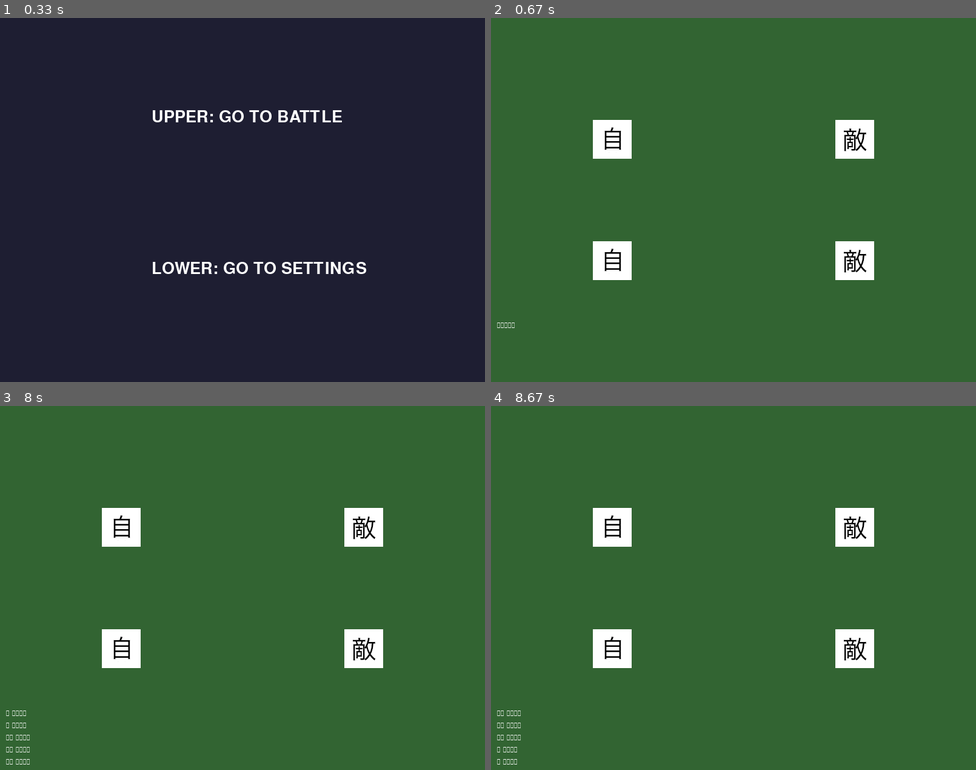
Above: before the commit, frames 1-4 (two rows, left to right).
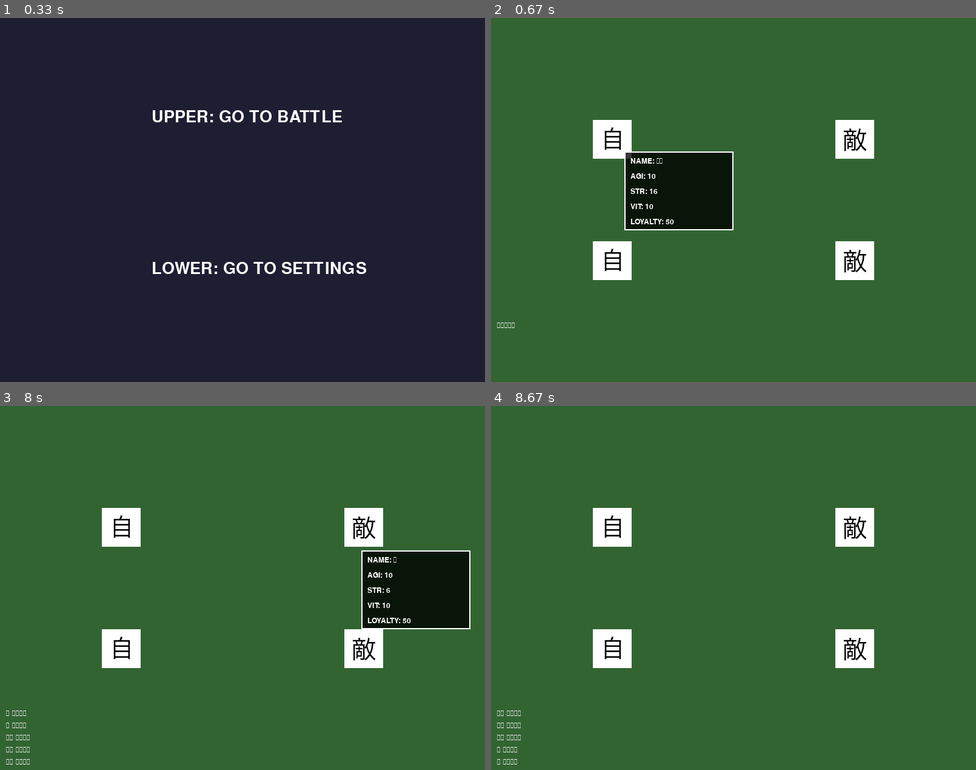
Above: after the commit, the same moments.

Repository: TakazumiHirano/pygame_fightermanaging
Game: pygame game, started from main.py
The game is run twice, just before and just after one commit, with the same random seed, the same clock (stepped at 60 frames per second) and the same inputs.
Inputs (mouse positions are in pixels of both pictures, inside the frame that each line leads up to):
- Up to frame 1 (0.33 s): no input
- Up to frame 2 (0.67 s): click (612, 138) at 0.38 s
- Up to frame 3 (8 s): press the mouse at (121, 526) at 0.7 s; move the mouse to (126, 522) at 0.8 s; release the mouse at (126, 515) at 0.93 s; press the mouse at (121, 526) at 1.03 s; move the mouse to (130, 529) at 1.13 s; release the mouse at (140, 529) at 1.27 s; press the mouse at (363, 649) at 1.37 s; move the mouse to (295, 682) at 1.47 s; release the mouse at (232, 719) at 1.6 s; press the mouse at (363, 649) at 1.7 s; move the mouse to (213, 613) at 1.8 s; release the mouse at (63, 577) at 1.93 s; press the mouse at (121, 526) at 2.03 s; move the mouse to (247, 624) at 2.13 s; release the mouse at (378, 719) at 2.27 s; press the mouse at (121, 526) at 2.37 s; move the mouse to (242, 540) at 2.47 s; release the mouse at (363, 555) at 2.6 s; press the mouse at (363, 526) at 2.7 s; move the mouse to (252, 573) at 2.8 s; release the mouse at (140, 617) at 2.93 s; press the mouse at (121, 526) at 3.03 s; move the mouse to (111, 558) at 3.13 s; release the mouse at (97, 591) at 3.27 s; press the mouse at (121, 649) at 3.37 s; move the mouse to (126, 551) at 3.47 s; release the mouse at (135, 453) at 3.6 s; click (155, 573) at 3.72 s; click (72, 453) at 4.05 s; press the mouse at (121, 649) at 4.37 s; move the mouse to (261, 551) at 4.47 s; release the mouse at (407, 456) at 4.6 s; click (300, 555) at 4.72 s; click (257, 591) at 5.05 s; press the mouse at (363, 649) at 5.37 s; move the mouse to (320, 591) at 5.47 s; release the mouse at (271, 537) at 5.6 s; click (106, 588) at 5.72 s; press the mouse at (121, 526) at 6.03 s; move the mouse to (194, 529) at 6.13 s; release the mouse at (266, 533) at 6.27 s; press the mouse at (121, 649) at 6.37 s; move the mouse to (237, 682) at 6.47 s; release the mouse at (354, 715) at 6.6 s; click (310, 504) at 6.72 s; press the mouse at (363, 649) at 7.03 s; move the mouse to (281, 628) at 7.13 s; release the mouse at (198, 606) at 7.27 s; press the mouse at (363, 649) at 7.37 s; move the mouse to (378, 682) at 7.47 s; release the mouse at (388, 719) at 7.6 s; click (349, 537) at 7.72 s
- Up to frame 4 (8.67 s): click (563, 595) at 8.05 s; press the mouse at (854, 649) at 8.37 s; move the mouse to (859, 682) at 8.47 s; release the mouse at (864, 719) at 8.6 s

Frame 1 is identical in both runs. In frame 2, 4.9% of the frame differs, in the area x 27-50%, y 36-59%; in frame 3, 4.9%, in the area x 74-97%, y 39-62%; in frame 4, nothing differs.

Commit message:
パラメータを表示できるように！

Diff:
--- a/src/models/character.py
+++ b/src/models/character.py
@@ -11,6 +11,8 @@
         self.name = params["name"]
         self.agi = params["agi"]  # AGIベースの行動抽選
         self.str = params["str"]
+        self.vit = params["vit"]
+        self.loyalty = params["loyalty"]
 
         # 画像の読み込み（パスを組み立てる）
         image_name = params.get("image_label", "default.png")
--- a/src/models/data_manager.py
+++ b/src/models/data_manager.py
@@ -31,17 +31,21 @@
         # 基礎値のセット
         final_agi = job.get("base_agi", 10)
         final_str = job.get("base_str", 10)
+        final_vit = job.get("base_vit", 10)
 
         # 性格による補正（倍率をかける）
         for t_id in char.get("trait_ids", []):
             trait = self.master_data["traits"].get(t_id, {})
             final_agi *= trait.get("agi_mod", 1.0)
             final_str *= trait.get("str_mod", 1.0)
+            final_vit *= trait.get("vit_mod", 1.0)  # 性格によるVIT補正[cite: 1]
 
         return {
             "name": char.get("name"),
             "agi": int(final_agi),
             "str": int(final_str),
+            "vit": int(final_vit),
+            "loyalty": char.get("loyalty", 50),
             "image_label": char.get("image_label")
         }
 
--- a/src/scenes/battle_scene.py
+++ b/src/scenes/battle_scene.py
@@ -61,6 +61,61 @@
             text = font.render(log, True, (255, 255, 255))
             screen.blit(text, (10, 500 + i * 20))
 
+        # マウスの現在座標を取得
+        mouse_pos = pygame.mouse.get_pos()
+
+        # マウスが乗っているキャラを探す
+        hovered_char = None
+        for char in self.allies + self.enemies:
+            if char.rect.collidepoint(mouse_pos):
+                hovered_char = char
+                break
+        # マウスがキャラの上にある場合だけステータスを表示
+        if hovered_char:
+            self.draw_status_tooltip(screen, hovered_char, mouse_pos)
+
+    def draw_status_tooltip(self, screen, char, pos):
+        """ステータスを表示する小さな窓を描画"""
+        # 窓の設定
+        padding = 10
+        line_height = 25
+        width, height = 180, 130
+
+        # 画面端で窓が切れないように表示位置を調整
+        draw_x = pos[0] + 20
+        draw_y = pos[1] + 20
+        if draw_x + width > SCREEN_WIDTH:
+            draw_x = pos[0] - width - 20
+
+        # 背景の描画（半透明の黒）
+        overlay = pygame.Surface((width, height), pygame.SRCALPHA)
+        overlay.fill((0, 0, 0, 200))
+        screen.blit(overlay, (draw_x, draw_y))
+
+        # 枠線の描画
+        pygame.draw.rect(screen, (255, 255, 255),
+                         (draw_x, draw_y, width, height), 2)
+
+        # テキストの描画
+        font = pygame.font.SysFont("notosanscjp", 18)
+        stats_text = [
+            f"NAME: {char.name}",
+            f"AGI: {char.agi}",   # AGIベースの行動抽選
+            f"STR: {char.str}",
+            f"VIT: {char.vit}",   # 基礎能力値
+            f"LOYALTY: {char.loyalty}"  # 忠誠度
+        ]
+
+        for i, text_str in enumerate(stats_text):
+            color = (255, 255, 255)
+            # 忠誠度が低い場合に色を変えるなどの演出も可能
+            if "LOYALTY" in text_str and char.loyalty < 30:
+                color = (255, 100, 100)
+
+            text_surf = font.render(text_str, True, color)
+            screen.blit(text_surf, (draw_x + padding,
+                        draw_y + padding + i * line_height))
+
     def handle_event(self, event):
         if event.type == pygame.MOUSEBUTTONUP:
             self.step_battle()
